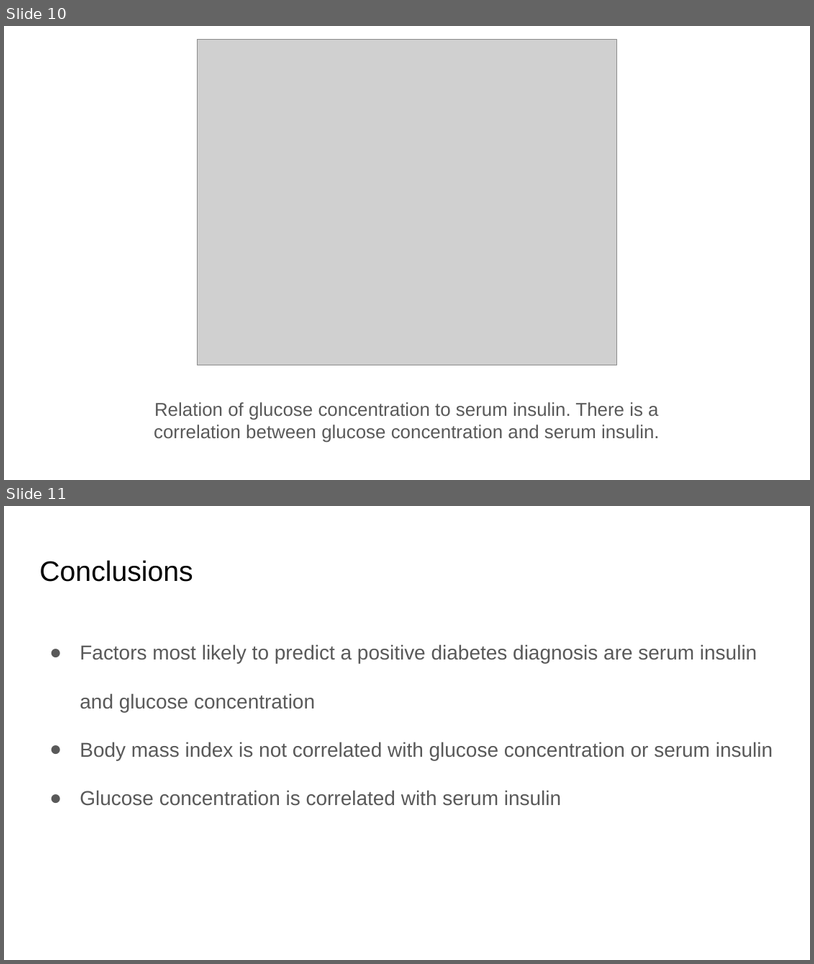
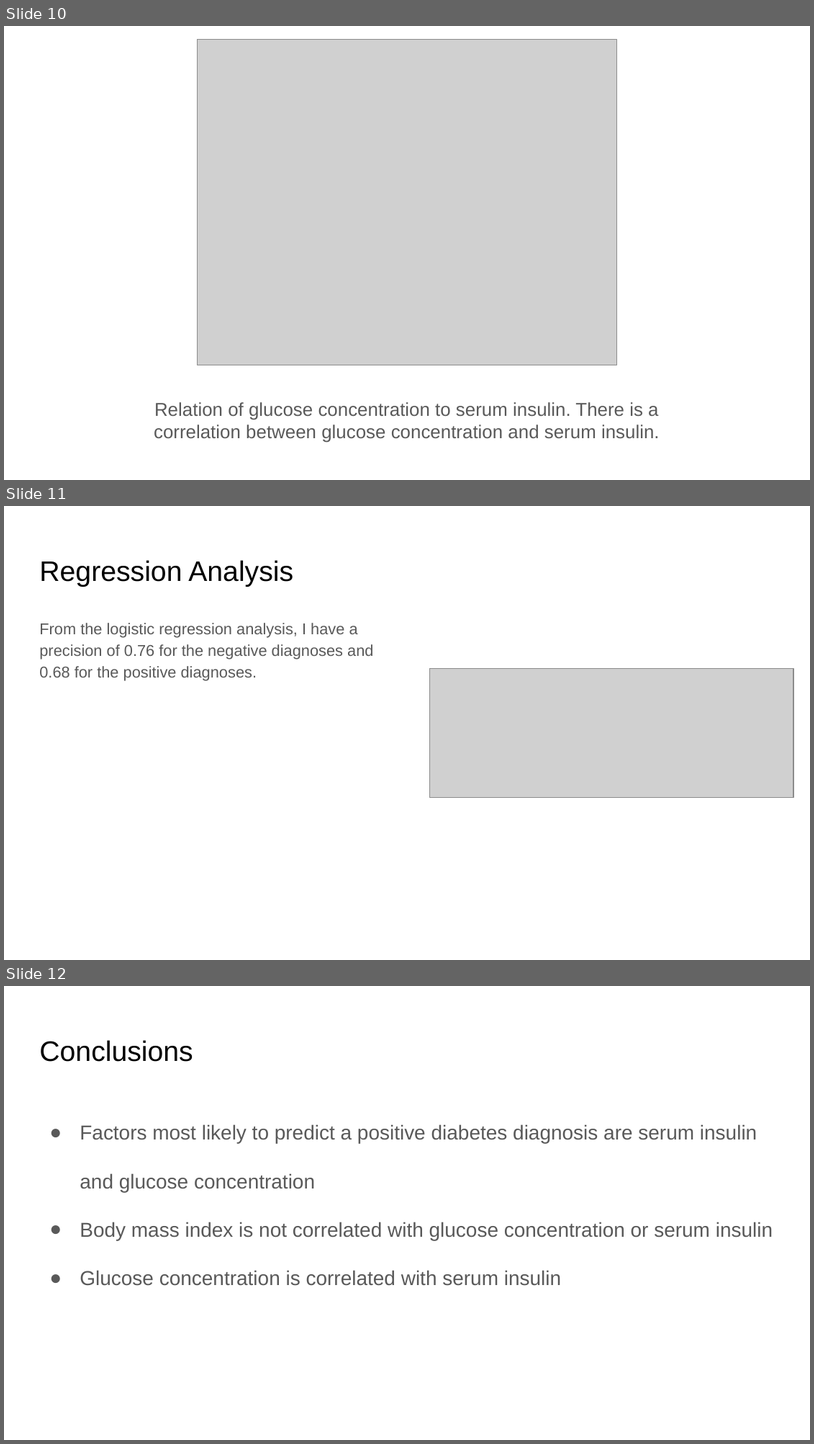
Before and after one commit to smaxwell953/Springboard_DSC_Career_Track, a slide deck: 20.3_Data_Storytelling/Diabetes Data Story Presentation.pptx. Shown one above the other, each under a label of ours: slides 10 and 11 before the commit, slides 10, 11 and 12 after it. The pictures are 814x964 and 814x1444 pixels, drawn with LibreOffice and Linux fonts; fonts in the diff are those of the drawing; grey boxes stand for pictures. Boxes give left, top, right and bottom in pixels: in the first picture for what was removed or moved away, otherwise in the second. Text is boxed around its words. In the diff, an @@ line names an element or a change of style, - is before the commit and + after.

```diff
--- a/20.3_Data_Storytelling/Diabetes Data Story Presentation.pptx
+++ b/20.3_Data_Storytelling/Diabetes Data Story Presentation.pptx
@@ slide 11 added at (4, 506, 810, 960), background #FFFFFF @@
@@ title added at (39, 560, 293, 587), 25.2 pt, text #000000 @@
+Regression Analysis
@@ text added at (39, 623, 373, 680), 14 pt, text #595959 @@
+From the logistic regression analysis, I have a precision of 0.76 for the negative diagnoses and 0.68 for the positive diagnoses.
@@ picture added at (430, 669, 793, 797) @@
@@ what was slide 11 is now slide 12 @@
```
Also in this commit, not shown: 1 other file.
